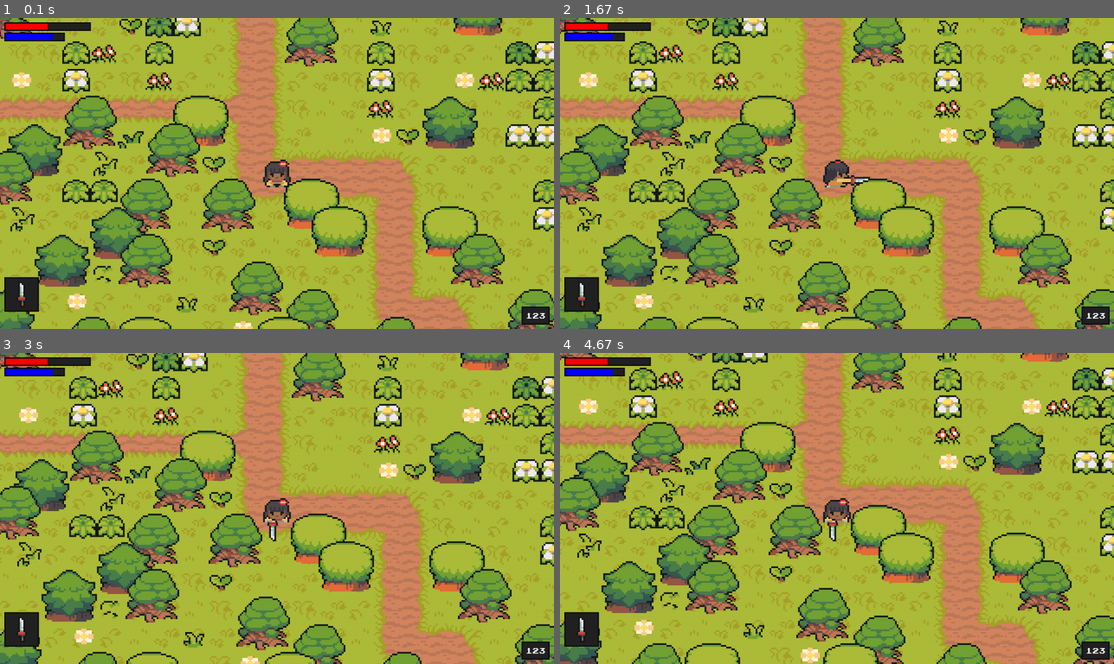
Above: before the commit, frames 1-4 (two rows, left to right).
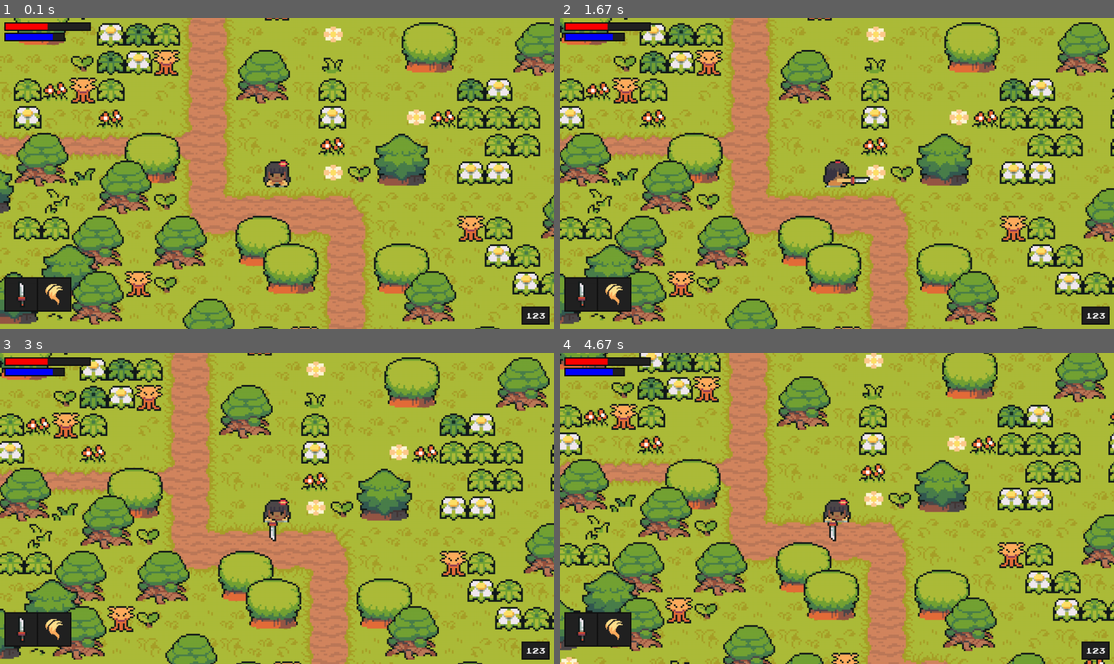
Above: after the commit, the same moments.

Repository: luoxihai26/CDCA_FYP
Game: pygame game, started from PYgame/code/main.py
The game is run twice, just before and just after one commit, with the same random seed, the same clock (stepped at 60 frames per second) and the same inputs.
Inputs:
- Up to frame 1 (0.1 s): no input
- Up to frame 2 (1.67 s): hold Ctrl 0.33-0.8 s; hold Right 0.33-0.8 s; hold Right 0.83-1.3 s; tap Space at 1.33 s
- Up to frame 3 (3 s): hold Up 1.67-1.97 s; tap Space at 1.73, 2.07, 2.37, 2.57, 2.9 s; hold Right 2-2.47 s; tap Ctrl at 2.15 s; hold Down 2.5-2.8 s; tap E at 2.65 s; hold Left from 2.83 s (still down)
- Up to frame 4 (4.67 s): tap Space at 3.2, 3.73, 4.03, 4.4 s; release Left at 3.23 s; hold Right 3.67-4.3 s; tap E at 3.82 s; hold Down from 4.33 s (still down)

The runs differ from the first frame. In frame 1, 65% of the frame differs, in the area x 0-100%, y 0-100%; in frame 2, 63%; in frame 3, 63%; in frame 4, 63%.

Commit message:
magic setup and monster create

Diff:
--- /dev/null
+++ b/PYgame/code/enemy.py
@@ -0,0 +1,23 @@
+import pygame
+from settings import *
+from entity import Entity
+from support import *
+
+class Enemy(Entity):
+    def __init__(self,monster_name,pos,groups):
+
+        # general setup of monster
+        super().__init__(groups)
+        self.sprite_type = "enemy"
+
+        # monster graphics setup
+        self.import_graphics(monster_name)
+        self.status = "idle"
+        self.image = self.animations[self.status][self.frame_index]
+        self.rect = self.image.get_rect(topleft = pos)
+
+    def import_graphics(self,name):
+        self.animations = {'idle':[], 'move':[], 'attack':[]}
+        main_path = sourceFileDir + f"/graphics/monsters/{name}/"
+        for animation in self.animations.keys():
+            self.animations[animation] = import_folder(main_path + animation)
--- /dev/null
+++ b/PYgame/code/entity.py
@@ -0,0 +1,35 @@
+import pygame
+
+class Entity(pygame.sprite.Sprite):
+    def __init__(self,groups):
+        super().__init__(groups)
+        self.frame_index = 0
+        self.animation_speed = 0.15
+        self.direction = pygame.math.Vector2()
+
+    def move(self,speed):
+        if self.direction.magnitude() != 0:
+            self.direction = self.direction.normalize()
+
+        self.hitbox.x += self.direction.x * speed
+        self.collision('horizontal')
+        self.hitbox.y += self.direction.y * speed
+        self.collision('vertical')
+        self.rect.center = self.hitbox.center
+
+    def collision(self,direction):
+        if direction == 'horizontal':
+            for sprite in self.obstacle_sprites:
+                if sprite.hitbox.colliderect(self.hitbox):
+                    if self.direction.x > 0: # moving right
+                        self.hitbox.right = sprite.hitbox.left
+                    if self.direction.x < 0: # moving left
+                        self.hitbox.left = sprite.hitbox.right
+
+        if direction == 'vertical':
+            for sprite in self.obstacle_sprites:
+                if sprite.hitbox.colliderect(self.hitbox):
+                    if self.direction.y > 0: # moving down
+                        self.hitbox.bottom = sprite.hitbox.top
+                    if self.direction.y < 0: # moving up
+                        self.hitbox.top = sprite.hitbox.bottom
--- a/PYgame/code/level.py
+++ b/PYgame/code/level.py
@@ -7,9 +7,7 @@
 from random import choice
 from weapon import Weapon
 from ui import UI
-
-sourceFileDir = os.path.abspath("C:/IVELWL/CDCA_FYP/PYgame")
-
+from enemy import Enemy
 
 class Level:
 	def __init__(self):
@@ -32,13 +30,14 @@
 
 	def create_map(self):
 		layouts = {
-			'boundary': import_csv_layout(sourceFileDir + "/map/map_FloorBlocks.csv"),
-			'grass': import_csv_layout(sourceFileDir + "/map/map_Grass.csv"),
-			'object': import_csv_layout(sourceFileDir +"/map/map_Objects.csv"),
+			"boundary": import_csv_layout(sourceFileDir + "/map/map_FloorBlocks.csv"),
+			"grass": import_csv_layout(sourceFileDir + "/map/map_Grass.csv"),
+			"object": import_csv_layout(sourceFileDir +"/map/map_Objects.csv"),
+			"entities": import_csv_layout(sourceFileDir + "/map/map_Entities.csv")
 		}
 		graphics = {
-			'grass': import_folder(sourceFileDir +"/graphics/Grass"),
-			'objects': import_folder(sourceFileDir +"/graphics/objects")
+			"grass": import_folder(sourceFileDir +"/graphics/Grass"),
+			"objects": import_folder(sourceFileDir +"/graphics/objects")
 		}
 
 		for style,layout in layouts.items():
@@ -47,20 +46,34 @@
 					if col != '-1':
 						x = col_index * TILESIZE
 						y = row_index * TILESIZE
-						if style == 'boundary':
+						if style == "boundary":
 							Tile((x,y),[self.obstacle_sprites],'invisible')
-						if style == 'grass':
-							random_grass_image = choice(graphics['grass'])
+						if style == "grass":
+							random_grass_image = choice(graphics["grass"])
 							Tile((x,y),[self.visible_sprites,self.obstacle_sprites],'grass',random_grass_image)
 
-						if style == 'object':
-							surf = graphics['objects'][int(col)]
+						if style == "object":
+							surf = graphics["objects"][int(col)]
 							Tile((x,y),[self.visible_sprites,self.obstacle_sprites],'object',surf)
 
-		self.player = Player((2000,1430),[self.visible_sprites],self.obstacle_sprites,self.create_attack,self.destroy_attack)
+						if style == "entities":
+							if col == '394':
+								self.player = Player((x,y),
+											[self.visible_sprites],
+											self.obstacle_sprites,
+											self.create_attack,
+           									self.destroy_attack,
+											self.create_magic)
+							else:
+								Enemy("squid",(x,y),[self.visible_sprites])
 
 	def create_attack(self):
 		self.current_attack = Weapon(self.player,[self.visible_sprites])
+
+	def create_magic(self,style,strength,cost):
+		print(style)
+		print(strength)
+		print(cost)
 
 	def destroy_attack(self):
 		if self.current_attack:
--- a/PYgame/code/player.py
+++ b/PYgame/code/player.py
@@ -1,11 +1,10 @@
 import pygame
 from settings import *
 from support import import_folder
+from entity import Entity
 
-sourceFileDir = os.path.abspath("C:/IVELWL/CDCA_FYP/PYgame")
-
-class Player(pygame.sprite.Sprite):
-	def __init__(self,pos,groups,obstacle_sprites,create_attack,destroy_attack):
+class Player(Entity):
+	def __init__(self,pos,groups,obstacle_sprites,create_attack,destroy_attack,create_magic):
 		super().__init__(groups)
 		self.image = pygame.image.load(sourceFileDir + ("/graphics/test/player.png")).convert_alpha()
 		self.rect = self.image.get_rect(topleft = pos)
@@ -17,14 +16,14 @@
 		self.frame_index = 0
 		self.animation_speed = 0.15
 
-		# movement
+		# player movement
 		self.direction = pygame.math.Vector2()
 		self.attacking = False
 		self.attack_cooldown = 400
 		self.attack_time = None
 		self.obstacle_sprites = obstacle_sprites
 
-		# weapon
+		# player's weapon
 		self.create_attack = create_attack
 		self.destroy_attack = destroy_attack
 		self.weapon_index = 0
@@ -33,7 +32,14 @@
 		self.weapon_switch_time = None
 		self.switch_duration_cooldown = 200
 
-		# stats
+		# player's magic
+		self.create_magic = create_magic
+		self.magic_index = 0
+		self.magic = list(magic_data.keys())[self.magic_index]
+		self.can_switch_magic = True
+		self.magic_switch_time = None
+
+		# player's stats
 		self.stats = {'health': 100, 'energy': 60, 'attack': 10, 'magic': 4, 'speed': 5}
 		self.health = self.stats['health'] * 0.5
 		self.energy = self.stats['energy'] * 0.8
@@ -41,7 +47,7 @@
 		self.speed = self.stats['speed']
 
 	def import_player_assets(self):
-		character_path = sourceFileDir + '/graphics/player/'
+		character_path = sourceFileDir + "/graphics/player/"
 		self.animations = {'up': [],'down': [],'left': [],'right': [],
 			'right_idle':[],'left_idle':[],'up_idle':[],'down_idle':[],
 			'right_attack':[],'left_attack':[],'up_attack':[],'down_attack':[]}
@@ -54,7 +60,7 @@
 		if not self.attacking:
 			keys = pygame.key.get_pressed()
 
-			# movement input
+			# movement control
 			if keys[pygame.K_UP]:
 				self.direction.y = -1
 				self.status = 'up'
@@ -73,17 +79,20 @@
 			else:
 				self.direction.x = 0
 
-			# attack input
+			# attack control
 			if keys[pygame.K_SPACE]:
 				self.attacking = True
 				self.attack_time = pygame.time.get_ticks()
 				self.create_attack()
 
-			# magic input
+			# magic control
 			if keys[pygame.K_LCTRL]:
 				self.attacking = True
 				self.attack_time = pygame.time.get_ticks()
-				print('magic')
+				style = list(magic_data.keys())[self.magic_index]
+				strength = list(magic_data.values())[self.magic_index]["strength"] + self.stats["magic"]
+				cost = list(magic_data.values())[self.magic_index]["cost"]
+				self.create_magic(style,strength,cost)
 
 			if keys[pygame.K_q] and self.can_switch_weapon:
 				self.can_switch_weapon = False
@@ -95,6 +104,17 @@
 					self.weapon_index = 0
 
 				self.weapon = list(weapon_data.keys())[self.weapon_index]
+
+			if keys[pygame.K_e] and self.can_switch_magic:
+				self.can_switch_magic = False
+				self.magic_switch_time = pygame.time.get_ticks()
+
+				if self.magic_index < len(list(magic_data.keys())) - 1:
+					self.magic_index += 1
+				else:
+					self.magic_index = 0
+
+				self.magic = list(magic_data.keys())[self.magic_index]
 
 	def get_status(self):
 
@@ -115,33 +135,6 @@
 			if 'attack' in self.status:
 				self.status = self.status.replace('_attack','')
 
-	def move(self,speed):
-		if self.direction.magnitude() != 0:
-			self.direction = self.direction.normalize()
-
-		self.hitbox.x += self.direction.x * speed
-		self.collision('horizontal')
-		self.hitbox.y += self.direction.y * speed
-		self.collision('vertical')
-		self.rect.center = self.hitbox.center
-
-	def collision(self,direction):
-		if direction == 'horizontal':
-			for sprite in self.obstacle_sprites:
-				if sprite.hitbox.colliderect(self.hitbox):
-					if self.direction.x > 0: # moving right
-						self.hitbox.right = sprite.hitbox.left
-					if self.direction.x < 0: # moving left
-						self.hitbox.left = sprite.hitbox.right
-
-		if direction == 'vertical':
-			for sprite in self.obstacle_sprites:
-				if sprite.hitbox.colliderect(self.hitbox):
-					if self.direction.y > 0: # moving down
-						self.hitbox.bottom = sprite.hitbox.top
-					if self.direction.y < 0: # moving up
-						self.hitbox.top = sprite.hitbox.bottom
-
 	def cooldowns(self):
 		current_time = pygame.time.get_ticks()
 
@@ -153,6 +146,10 @@
 		if not self.can_switch_weapon:
 			if current_time - self.weapon_switch_time >= self.switch_duration_cooldown:
 				self.can_switch_weapon = True
+
+		if not self.can_switch_magic:
+			if current_time - self.magic_switch_time >= self.switch_duration_cooldown:
+				self.can_switch_magic = True
 
 	def animate(self):
 		animation = self.animations[self.status]
--- a/PYgame/code/settings.py
+++ b/PYgame/code/settings.py
@@ -8,7 +8,7 @@
 FPS = 60
 TILESIZE = 64
 
-# ui
+# ui design
 BAR_HEIGHT = 20
 HEALTH_BAR_WIDTH = 200
 ENERGY_BAR_WIDTH = 140
@@ -27,7 +27,7 @@
 ENERGY_COLOR = "blue"
 UI_BORDER_COLOR_ACTIVE = "gold"
 
-# weapons
+# weapon data
 weapon_data = {
     "sword": {"cooldown": 100, "damage": 15, "graphic": sourceFileDir + "/graphics/weapons/sword/full.png"},
     "lance": {"cooldown": 400, "damage": 30, "graphic": sourceFileDir + "/graphics/weapons/lance/full.png"},
@@ -35,3 +35,17 @@
     "rapier": {"cooldown": 50, "damage": 8, "graphic": sourceFileDir + "/graphics/weapons/rapier/full.png"},
     "sai": {"cooldown": 80, "damage": 10, "graphic": sourceFileDir + "/graphics/weapons/sai/full.png"},
 }
+
+# magic
+magic_data = {
+    "flame": {"strength": 5, "cost": 20, "graphic": sourceFileDir + "/graphics/particles/flame/fire.png"},
+    "heal": {"strength": 20, "cost": 10, "graphic": sourceFileDir + "/graphics/particles/heal/heal.png"},
+}
+
+# enemy data
+monster_data = {
+    "squid": {"health": 100, "exp": 100, "damage": 20, "attack_type": "slash", "attack_sound": sourceFileDir + "/audio/attack/slash.wav", "speed": 3, "resistance": 3, "attack_radius": 80, "notice_radius": 360},
+    "raccoon": {"health": 300, "exp": 250, "damage": 40, "attack_type": "claw", "attack_sound": sourceFileDir + "/audio/attack/claw.wav", "speed": 2, "resistance": 3, "attack_radius": 120, "notice_radius": 400},
+    "spirit": {"health": 100, "exp": 110, "damage": 8, "attack_type": "thunder", "attack_sound": sourceFileDir + "/audio/attack/fireball.wav", "speed": 4, "resistance": 3, "attack_radius": 60, "notice_radius": 350},
+    "bamboo": {"health": 70, "exp": 120, "damage": 6, "attack_type": "leaf_attack", "attack_sound": sourceFileDir + "/audio/attack/slash.wav", "speed": 3, "resistance": 3, "attack_radius": 50, "notice_radius": 300},
+}
--- a/PYgame/code/ui.py
+++ b/PYgame/code/ui.py
@@ -18,6 +18,12 @@
             path = weapon["graphic"]
             weapon = pygame.image.load(path).convert_alpha()
             self.weapon_graphics.append(weapon)
+
+        # convert magic dictionary
+        self.magic_graphics = []
+        for magic in magic_data.values():
+            magic = pygame.image.load(magic["graphic"]).convert_alpha()
+            self.magic_graphics.append(magic)
 
     def show_bar(self,current,max_amount,bg_rect,color):
         # draw bg
@@ -59,6 +65,13 @@
 
         self.display_surface.blit(weapon_surf,weapon_rect)
 
+    def magic_overlay(self,magic_index,has_switched):
+        bg_rect = self.selection_box(85,600,has_switched)
+        magic_surf = self.magic_graphics[magic_index]
+        magic_rect = magic_surf.get_rect(center = bg_rect.center)
+
+        self.display_surface.blit(magic_surf,magic_rect)
+
     def display(self,player):
         self.show_bar(player.health,player.stats["health"],self.health_bar_rect,HEALTH_COLOR)
         self.show_bar(player.energy,player.stats["energy"],self.energy_bar_rect,ENERGY_COLOR)
@@ -66,4 +79,4 @@
         self.show_exp(player.exp)
 
         self.weapon_overlay(player.weapon_index,not player.can_switch_weapon)
-        # self.selection_box(85,600) # magic
+        self.magic_overlay(player.magic_index,not player.can_switch_magic)
Not shown, added: PYgame/audio/Fire.wav
Not shown, added: PYgame/audio/attack/claw.wav
Not shown, added: PYgame/audio/attack/fireball.wav
Not shown, added: PYgame/audio/attack/slash.wav
Not shown, added: PYgame/audio/death.wav
Not shown, added: PYgame/audio/heal.wav
Not shown, added: PYgame/audio/hit.wav
Not shown, added: PYgame/audio/main.ogg
Not shown, added: PYgame/audio/sword.wav
